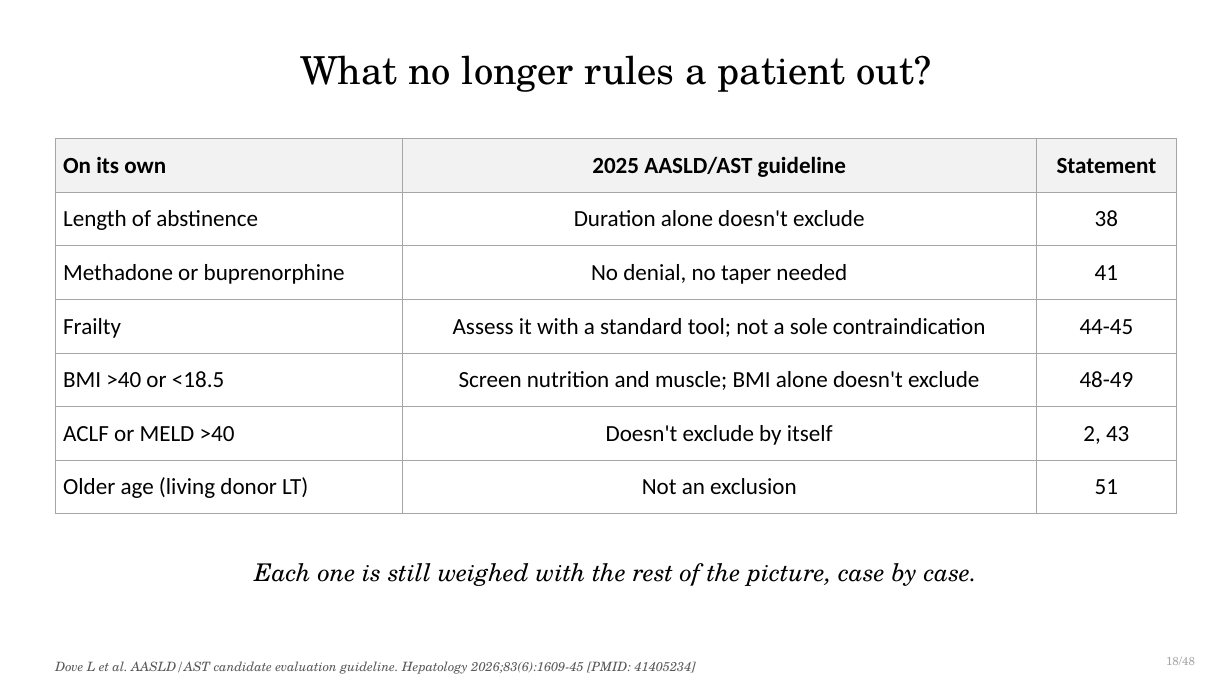
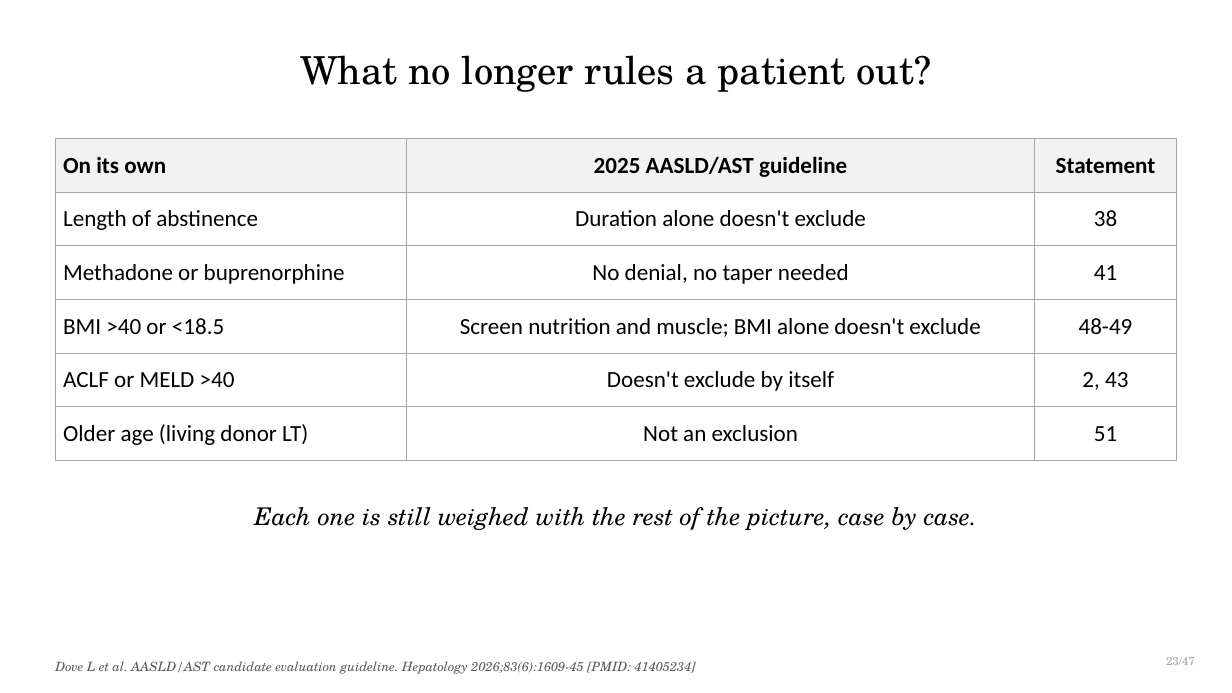
Before and after one commit to qaddodi/mohammad-almeqdadi-lectures, a slide deck: slide 25 of lectures/liver-transplant-grand-rounds-mmc-2026/Liver Transplantation When to Refer and Whats New.pptx (slide 19 before the commit). Drawn at 1232x693 pixels with LibreOffice and Linux fonts; fonts in the diff are those of the drawing. Boxes give left, top, right and bottom in pixels: in the first picture for what was removed or moved away, otherwise in the second. Text is boxed around its words. In the diff, an @@ line names an element or a change of style, - is before the commit and + after.

```diff
--- a/lectures/liver-transplant-grand-rounds-mmc-2026/Liver Transplantation When to Refer and Whats New.pptx
+++ b/lectures/liver-transplant-grand-rounds-mmc-2026/Liver Transplantation When to Refer and Whats New.pptx
@@ table at <box>55,139,1177,449</box> @@
-row 4: Frailty | Assess it with a standard tool; not a sole contraindication | 44-45
@@ text "Each one is still weighed ...": place and size @@
-text "Each one is still weighed ..." at <box>254,563,977,586</box>
+text "Each one is still weighed ..." at <box>254,507,977,530</box>
@@ text at <box>1166,657,1195,665</box>: text changed @@
-18/48
+23/47
```
Also in this commit, not shown: 50 other slides changed, 1 slide added, 1 slide removed, 4 other files.
